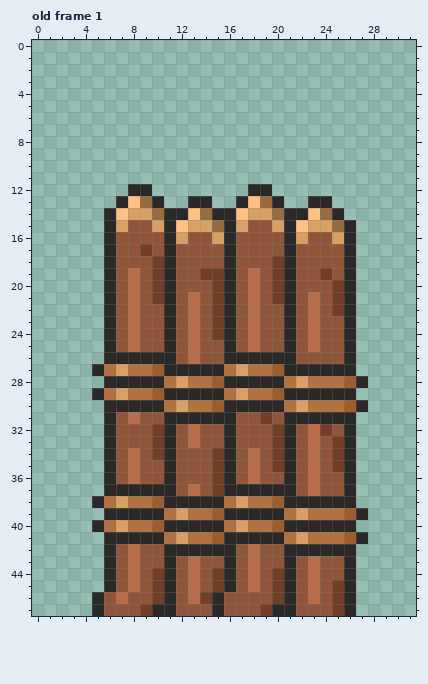
File history of a pixel-art file, client/assets/sprites/buildings/wall_2.aseprite. The first picture shows the starting point.
32x48 pixels, 1 frame. Shown: old frame 1. The commit also changed other frames, which this record leaves out.
Once edited:
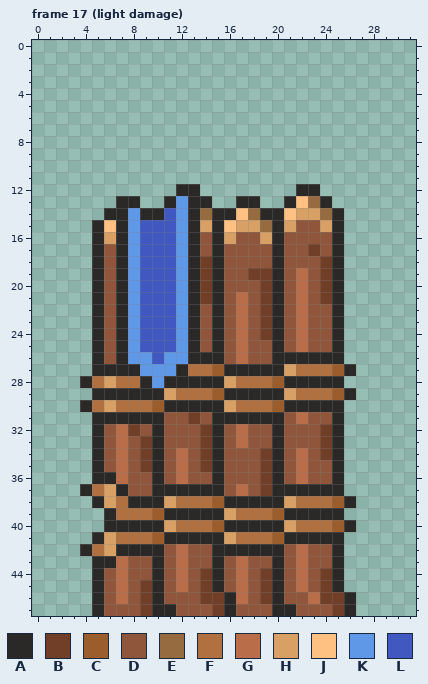
Palette (. is transparent): A #2b2928  B #713f27  C #9c5d2d  D #8f563b  E #966b3f  F #b07040  G #b96d48  H #d9a066  J #ffc181  K #6098e8  L #4058c0
A new or re-ordered frame is compared with the old frame closest to it.
The edit:
frames 1 -> 26
layer "wodden walll" added
layer "banner" added
layer "Layer 1" removed
Changed rows in their new state; - is an unchanged pixel.
Frame 17 (light damage) is new; against old frame 1:
first column x 4:
12 ----..--AA----..--AA----
13 ----A..AK-----A..AJE----
14 ---AKAALKA----EAAJHH----
15 -AJAKLLLKA-AJ-HEAHDD-A.-
16 -AHAKLLLKA-AH--HADD--A.-
17 -ADAKLLLKA-AD---AD-B-A.-
18 -ADAKLLLKABAD---AD--BA.-
19 -ADAKLLLKA-AD-BBADG--A.-
20 -ADAKLLLKABAD-DBADG-BA.-
21 -ADAKLLLKABADGDBADGDBA.-
22 -ADAKLLLKA-ADGDBADGD-A.-
23 -ADAKLLLKA-ADGDBADGD-A.-
24 -ADAKLLLKA-ADGDBADGD-A.-
25 -ADAKLLLKA-ADGD-ADGD-A.-
26 -AD-KKLKKAAADGDD--AAAA.-
27 --AAAKKK-FFCAAAAAHFFFC--
28 AFHFF-KAAAAAHFFFCAAAAA..
29 --AAAAAHFFFCAAAAAHFFFC--
30 AFHFFFCAAAAAHFFFCAAAAA..
31 -A-AAAADDBD--AAAADGDD-.-
32 -ADGB-AD-DBADG--AD-D-A.-
33 -ADG-BAD-DBADG--AD-DBA.-
34 -ADGDBADG-BAD-DBADGDBA.-
35 -ADGDBADG-BAD-DBADGD-A.-
36 -A-GD-ADG--AD-DBADGD-A.-
37 AFH-DD--AAAADGDB--AAAA.-
38 --HFAAAHFFFCAAAAAHFFFC--
39 ---FFFCAAAAAHFFFCAAAAA..
40 -.AAAAAHFFFCAAAAAHFFFC--
41 -AHFFFCAAAAAHFFFCAAAAA..
42 AFHAAAADGDD--AAAADGDD-.-
43 -A-GD-ADGD-ADGD-ADGD-A.-
44 -ADGD-ADGDBADGDBADGDBA.-
45 -ADGDBADGDBADGDBADGDBA.-
46 -----BAD-D-BAG-BAD--B---
47 -----------BA--D--------
Where, in picture pixels (left, top, right, bottom), the same in both pictures:
changed: (80, 184, 368, 616)
